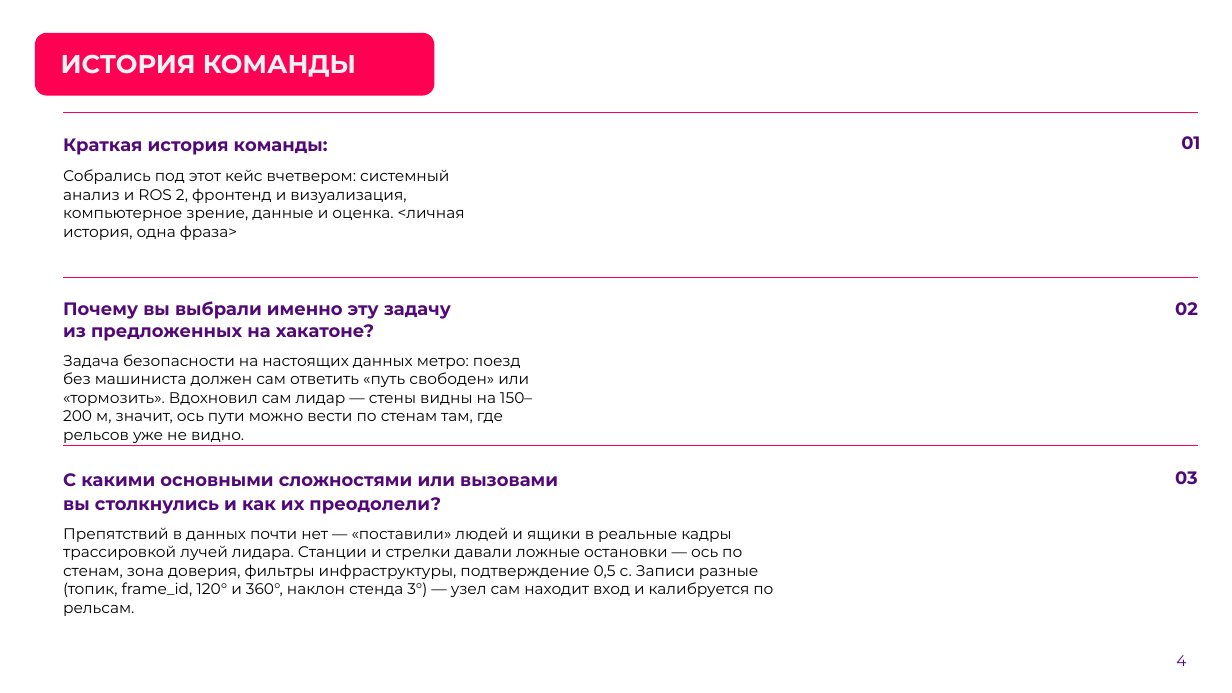
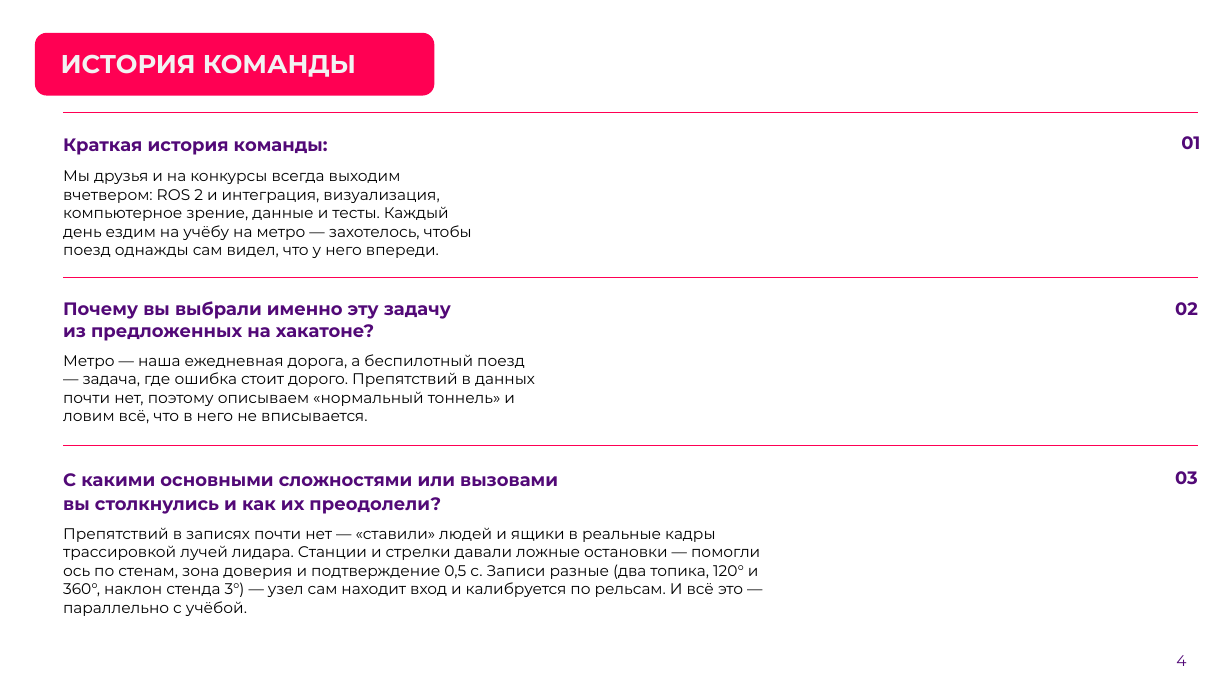
Before and after one commit to pmixay/ReSense, a slide deck: slide 4 of docs/presentation/ReSense_LCT2026.pptx. Drawn at 1232x693 pixels with LibreOffice and Linux fonts; fonts in the diff are those of the drawing; background and template pictures are left out. Boxes give left, top, right and bottom in pixels: in the first picture for what was removed or moved away, otherwise in the second. Text is boxed around its words. In the diff, an @@ line names an element or a change of style, - is before the commit and + after.

```diff
--- a/docs/presentation/ReSense_LCT2026.pptx
+++ b/docs/presentation/ReSense_LCT2026.pptx
@@ text at (63, 170, 472, 258): text changed @@
-Собрались под этот кейс вчетвером: системный анализ и ROS 2, фронтенд и визуализация, компьютерное зрение, данные и оценка. <личная история, одна фраза>
+Мы друзья и на конкурсы всегда выходим вчетвером: ROS 2 и интеграция, визуализация, компьютерное зрение, данные и тесты. Каждый день ездим на учёбу на метро — захотелось, чтобы поезд однажды сам видел, что у него впереди.
@@ text at (63, 354, 535, 424): text changed @@
-Задача безопасности на настоящих данных метро: поезд без машиниста должен сам ответить «путь свободен» или «тормозить». Вдохновил сам лидар — стены видны на 150–200 м, значит, ось пути можно вести по стенам там, где рельсов уже не видно.
+Метро — наша ежедневная дорога, а беспилотный поезд — задача, где ошибка стоит дорого. Препятствий в данных почти нет, поэтому описываем «нормальный тоннель» и ловим всё, что в него не вписывается.
@@ text at (63, 527, 760, 616): text changed @@
-Препятствий в данных почти нет — «поставили» людей и ящики в реальные кадры трассировкой лучей лидара. Станции и стрелки давали ложные остановки — ось по стенам, зона доверия, фильтры инфраструктуры, подтверждение 0,5 с. Записи разные (топик, frame_id, 120° и 360°, наклон стенда 3°) — узел сам находит вход и калибруется по рельсам.
+Препятствий в записях почти нет — «ставили» людей и ящики в реальные кадры трассировкой лучей лидара. Станции и стрелки давали ложные остановки — помогли ось по стенам, зона доверия и подтверждение 0,5 с. Записи разные (два топика, 120° и 360°, наклон стенда 3°) — узел сам находит вход и калибруется по рельсам. И всё это — параллельно с учёбой.
```
Also in this commit, not shown: 7 other slides changed, 4 other files.
